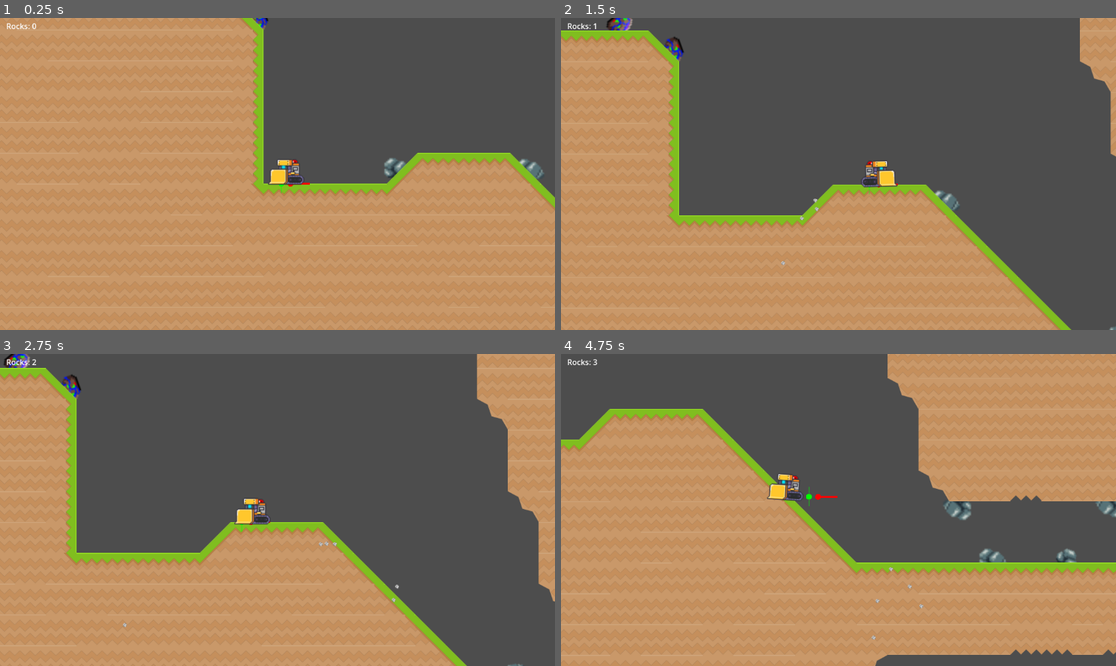
Above: before the commit, frames 1-4 (two rows, left to right).
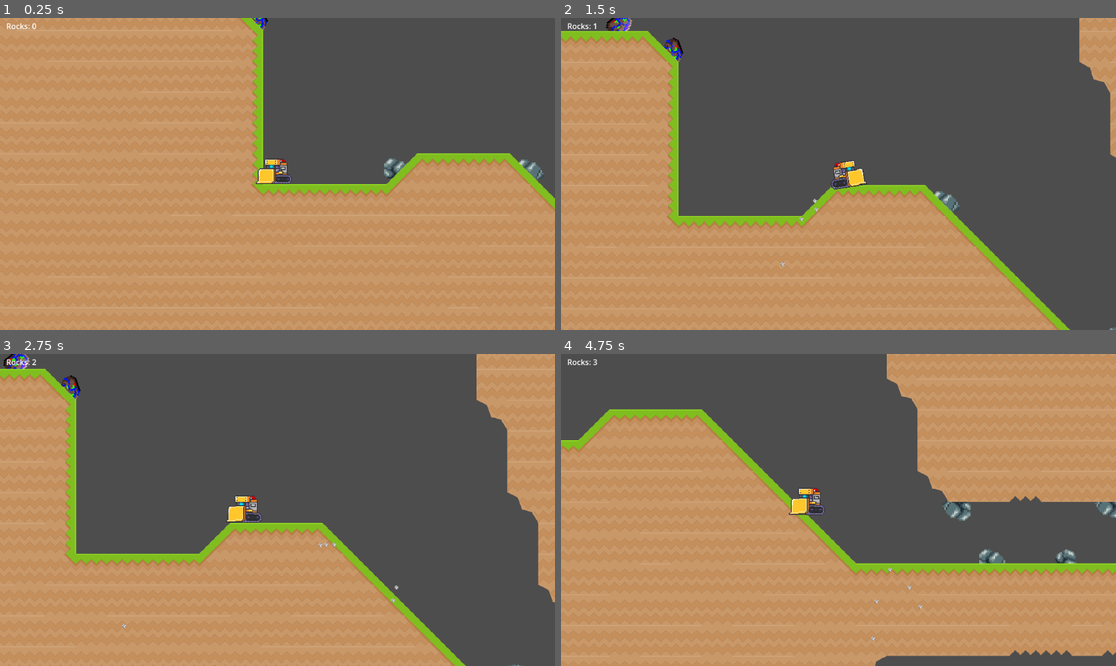
Above: after the commit, the same moments.

Repository: neldridge/kiddozer
Game: Godot game, scene res://_firstLevel/game.tscn
Same seed, same stepped clock (60 frames per second), same inputs: the game is played once before the commit and once after it.
Inputs:
- Up to frame 1 (0.25 s): no input
- Up to frame 2 (1.5 s): tap Enter (ui_accept) at 0.5, 0.77 s; hold Right (ui_right) from 0.53 s (still down)
- Up to frame 3 (2.75 s): tap Enter (ui_accept) at 1.52 s; release Right (ui_right) at 2.03 s; hold Left (ui_left) from 2.03 s (still down)
- Up to frame 4 (4.75 s): release Left (ui_left) at 2.78 s; hold Right (ui_right) 2.78-4.28 s; tap Enter (ui_accept) at 3.02, 3.77, 4.52 s; hold Left (ui_left) from 4.28 s (still down)

The runs differ from the first frame. In frame 1, 1.2% of the frame differs, in the area x 0-100%, y 0-100%; in frame 2, 2.1%; in frame 3, 2.0%; in frame 4, 2.3%.

Commit message:
fixing dozer script movement and removing the 2d rendering causing dozer to go underground

Diff:
--- a/dozer/dozer.gd
+++ b/dozer/dozer.gd
@@ -1,111 +1,181 @@
 extends CharacterBody2D
 
-# --- Movement constants ---
+# ---------------- Movement ----------------
 const SPEED: float = 200.0
 const JUMP_VELOCITY: float = -300.0
 
-# --- Combat / animation names ---
+# ---------------- Anim names --------------
 @export var damage: int = 1
 @export var attack_anim: StringName = &"attack"
-@export var run_anim: StringName = &"run"
+@export var run_anim: StringName = &"walk"      # primary run name
+@export var run_fallback_anim: StringName = &"hit"  # <- will be used if 'run' doesn't exist
 @export var idle_anim: StringName = &"idle"
-@export var jump_anim: StringName = &"jump"   # optional
-@export var fall_anim: StringName = &"fall"   # optional
-
-# --- Slope handling (physics) ---
-@export var slope_snap_length: float = 8.0
+@export var jump_anim: StringName = &"jump"
+@export var fall_anim: StringName = &"fall"
+
+# ------------- Slope physics glue ---------
+@export var slope_snap_length: float = 12.0
 @export var slope_max_angle_deg: float = 60.0
 @export var slope_max_slides: int = 8
 @export var slope_constant_speed: bool = true
 @export var floor_stop_on_slope_when_idle: bool = true
 
-# --- Visual slope tilt (sprite only) ---
+# ------------- Visual slope tilt ----------
 @export var enable_slope_tilt: bool = true
 @export_range(0.0, 89.0, 0.1) var slope_tilt_max_deg: float = 45.0
 @export_range(0.0, 30.0, 0.1) var slope_tilt_min_deg: float = 3.0
-@export_range(0.0, 30.0, 0.1) var slope_tilt_smooth: float = 10.0
-# Optional RayCast2D (pointing down) for steadier normals on noisy tilemaps.
-@export var slope_raycast_path: NodePath = ^""
-# --- Keep the pivot glued to the ground contact point ---
-@export var pivot_follow_contact: bool = true      # move pivot to the physics contact each frame
-@export_range(0.0, 60.0, 0.1) var pivot_follow_lerp: float = 20.0  # how fast it follows (bigger = snappier)
-@export_range(-8.0, 16.0, 0.1) var pivot_down_bias_px: float = 2.0 # push slightly into ground to hide 1px gaps
-
-
-# --- Debug ---
-@export var debug_tilt: bool = false
-# --- Debug drawing ---
-@export var debug_draw: bool = true     # toggle in inspector
-@export var debug_len: float = 20.0
-
-# --- Node refs (explicit to match your screenshot) ---
+
+# Keep pivot glued to contact (no hover)
+@export var pivot_follow_contact: bool = true
+@export_range(0.0, 12.0, 0.1) var pivot_up_bias_px: float = 2.0   # keep ABOVE floor by this much
+
+# Smoothing / jitter control
+@export var tilt_deadzone_deg: float = 0.8
+@export var quantize_angle_step_deg: float = 0.25  # 0 = off
+@export var normal_alpha: float = 14.0             # bigger = snappier
+@export var contact_alpha: float = 18.0
+@export var rot_alpha: float = 12.0
+@export var pivot_alpha: float = 16.0
+
+# Landing snap: fully sync visuals on landing to avoid “snap forward” after long falls
+@export var landing_snap_time: float = 0.06  # seconds to hold exact sync right after landing
+
+# Hard penetration guard (ray solve)
+@export var penetration_guard_distance: float = 24.0
+@export var penetration_guard_extra_down: float = 10.0
+
+# Your ground is on layer 1
+@export var floor_collision_mask: int = 1
+
+# Stable source for floor info
+@export var slope_raycast_path: NodePath = ^"FloorRay"
+
+# ------------- Nodes ----------------------
 @onready var visual_pivot: Node2D = $VisualPivot
 @onready var animated_sprite_2d: AnimatedSprite2D = $VisualPivot/AnimatedSprite2D
 @onready var collider: CollisionShape2D = $CollisionShape2D
 @onready var idle_sound: AudioStreamPlayer2D = $IdleSound
 @onready var moving_sound: AudioStreamPlayer2D = $MovingSound
+@onready var _ray: RayCast2D = get_node_or_null(slope_raycast_path) if slope_raycast_path != ^"" else null
 @onready var _attack_timer: Timer = Timer.new()
-@onready var _slope_ray: RayCast2D = get_node_or_null(slope_raycast_path) if slope_raycast_path != ^"" else null
+
+# Debug
+@export var debug_draw: bool = false
+@export var debug_len: float = 20.0
 
 var _attack_locked: bool = false
 
+# Smoothed state
+var _n_s: Vector2 = Vector2.UP          # smoothed floor normal
+var _c_s: Vector2 = Vector2.ZERO        # smoothed contact (GLOBAL)
+var _rot_s: float = 0.0                 # smoothed rotation target (radians)
+var _pos_s: Vector2 = Vector2.ZERO      # smoothed pivot target (LOCAL)
+
+# Landing detection
+var _was_on_floor: bool = false
+var _landing_timer: float = 0.0
+
 func _ready() -> void:
-	# Slope glue
 	floor_snap_length = slope_snap_length
 	floor_max_angle = deg_to_rad(slope_max_angle_deg)
 	max_slides = slope_max_slides
 	floor_constant_speed = slope_constant_speed
 	floor_stop_on_slope = floor_stop_on_slope_when_idle
-
-	if _slope_ray:
-		_slope_ray.enabled = true
+	if _ray: _ray.enabled = true
 
 	if not is_in_group("damager"):
 		add_to_group("damager")
-
 	if animated_sprite_2d and not animated_sprite_2d.is_connected("animation_finished", _on_anim_finished):
 		animated_sprite_2d.animation_finished.connect(_on_anim_finished)
 
 	_attack_timer.one_shot = true
 	add_child(_attack_timer)
 	_attack_timer.timeout.connect(_on_attack_lock_timeout)
-	if debug_draw:
-		queue_redraw()   # requests a redraw for _draw()
-
+
+	_rot_s = visual_pivot.rotation
+	_pos_s = visual_pivot.position
+	_c_s = to_global(_pos_s)
+	_was_on_floor = is_on_floor()
+
+# ----------------- INPUT HOOK for attack (plays in air too) -------------------
+# Call this from your hit/click/weapon event. It will play even while falling.
+func play_on_hit(_target: Node) -> void:
+	_play_attack()
+
+func _play_attack() -> void:
+	if not animated_sprite_2d or not animated_sprite_2d.sprite_frames:
+		return
+	if not animated_sprite_2d.sprite_frames.has_animation(attack_anim):
+		return
+	_attack_locked = true
+	animated_sprite_2d.play(attack_anim)
+	animated_sprite_2d.frame = 0
+	animated_sprite_2d.frame_progress = 0.0
+	_attack_timer.start(_attack_duration())
+
+func _on_anim_finished() -> void:
+	# Only unlock when the attack actually finishes
+	if animated_sprite_2d and animated_sprite_2d.animation == String(attack_anim):
+		_attack_locked = false
+
+func _on_attack_lock_timeout() -> void:
+	# Safety: if the attack is still playing, extend lock briefly
+	if _is_attack_anim_playing():
+		_attack_timer.start(0.05)
+	else:
+		_attack_locked = false
+
+func _is_attack_anim_playing() -> bool:
+	return animated_sprite_2d \
+		and animated_sprite_2d.animation == String(attack_anim) \
+		and animated_sprite_2d.is_playing()
+
+# ------------------------------- PHYSICS --------------------------------------
 func _physics_process(delta: float) -> void:
-	# Gravity
 	if not is_on_floor():
 		velocity += get_gravity() * delta
-
-	# Jump
 	if Input.is_action_just_pressed("ui_accept") and is_on_floor():
 		velocity.y = JUMP_VELOCITY
 
-	# Horizontal + flip
 	var direction: float = Input.get_axis("ui_left", "ui_right")
 	if direction != 0.0:
 		velocity.x = direction * SPEED
-		# NOTE: sprite is a CHILD of VisualPivot; flipping the sprite is correct.
 		animated_sprite_2d.flip_h = direction > 0.0
 	else:
 		velocity.x = move_toward(velocity.x, 0.0, SPEED)
 
-	# Move
 	move_and_slide()
 
-	# Visual tilt
-	_apply_slope_tilt(delta)
-
-	# Animations
+	# Landing detection & immediate sync
+	var now_on_floor: bool = is_on_floor()
+	var just_landed: bool = (not _was_on_floor) and now_on_floor
+	if just_landed:
+		_force_sync_visuals_to_floor()
+		_landing_timer = landing_snap_time
+
+	_update_tilt_and_pivot(delta)
+
+	# During the landing snap window, keep visuals locked to the current targets (no lag)
+	if _landing_timer > 0.0:
+		_landing_timer -= delta
+		visual_pivot.rotation = _rot_s
+		visual_pivot.position = _pos_s
+
+	_was_on_floor = now_on_floor
+
+	# ---------------- Animation state machine ----------------
+	# If an attack is playing (ground or air), don't override it.
 	if _is_attack_anim_playing():
 		_attack_locked = true
-	elif not _attack_locked:
-		_play_locomotion_anim(direction)
-
-	# Sounds
-	var is_intending_move: bool = absf(direction) > 0.0
-	if is_on_floor():
-		if is_intending_move:
+	else:
+		# If we previously locked (e.g., cross-frame), keep it until timeout unlocks.
+		if not _attack_locked:
+			_play_locomotion_anim(direction, now_on_floor)
+
+	# Sounds (unchanged)
+	var moving: bool = absf(direction) > 0.0
+	if now_on_floor:
+		if moving:
 			if not moving_sound.playing: moving_sound.play()
 			if idle_sound.playing: idle_sound.stop()
 		else:
@@ -115,159 +185,205 @@
 		if not moving_sound.playing: moving_sound.play()
 		if idle_sound.playing: idle_sound.stop()
 
-# --- Visual slope tilt helper -------------------------------------------------
-func _apply_slope_tilt(delta: float) -> void:
-	var current: float = visual_pivot.rotation
-	var target_rot: float = 0.0
+	if debug_draw:
+		queue_redraw()
+
+# ---------------- Tilt + Pivot follow + Hard clamp ----------------
+func _update_tilt_and_pivot(delta: float) -> void:
+	if not enable_slope_tilt:
+		_rot_s = lerp_angle(_rot_s, 0.0, clamp(rot_alpha * delta, 0.0, 1.0))
+		return
 
 	var have_floor: bool = is_on_floor()
-	var floor_normal: Vector2 = Vector2.ZERO
-	var contact_pos_global: Vector2 = Vector2.ZERO
+	var normal_new: Vector2 = Vector2.ZERO
+	var contact_new_global: Vector2 = Vector2.ZERO
 	var have_contact: bool = false
 
-	if have_floor:
-		# Prefer a raycast normal if provided; otherwise body floor normal
-		if _slope_ray and _slope_ray.is_colliding():
-			floor_normal = _slope_ray.get_collision_normal()
-			contact_pos_global = _slope_ray.get_collision_point()
-			have_contact = true
-		else:
-			floor_normal = get_floor_normal()
-
-		# If we don't have a precise contact point yet, take it from slide collisions
-		if not have_contact:
-			var n: int = get_slide_collision_count()
-			for i in n:
-				var col := get_slide_collision(i)
-				if col:
-					# Treat mostly-upward normals as floor (ignore walls)
-					if col.get_normal().dot(Vector2.UP) > 0.1:
-						contact_pos_global = col.get_position()
-						have_contact = true
-						break
-
-		# Compute slope angle from the floor normal
-		if floor_normal != Vector2.ZERO:
-			var tangent: Vector2 = Vector2(-floor_normal.y, floor_normal.x).normalized()
-			var slope_rad: float = atan2(tangent.y, tangent.x)
-			var clamped_rad: float = clamp(slope_rad, -PI * 0.5, PI * 0.5)
-			var slope_deg: float = absf(rad_to_deg(clamped_rad))
-			if slope_deg >= slope_tilt_min_deg:
-				var max_rad: float = deg_to_rad(slope_tilt_max_deg)
-				target_rot = clamp(clamped_rad, -max_rad, max_rad)
-
-	# 1) Rotate towards target
-	visual_pivot.rotation = lerp_angle(current, target_rot, minf(1.0, slope_tilt_smooth * delta))
-
-	# 2) Reposition pivot to the ACTUAL floor contact (optional but fixes “hover on tilt”)
+	if have_floor and _ray and _ray.is_colliding():
+		normal_new = _ray.get_collision_normal()
+		contact_new_global = _ray.get_collision_point()
+		have_contact = true
+	elif have_floor:
+		normal_new = get_floor_normal()
+		var count: int = get_slide_collision_count()
+		for i in count:
+			var col := get_slide_collision(i)
+			if col and col.get_normal().dot(Vector2.UP) > 0.1:
+				contact_new_global = col.get_position()
+				have_contact = true
+				break
+
+	# Smooth normal
+	if normal_new != Vector2.ZERO:
+		var t_n: float = clamp(normal_alpha * delta, 0.0, 1.0)
+		_n_s = (_n_s * (1.0 - t_n) + normal_new * t_n).normalized()
+
+	# Desired rotation
+	var desired_rot: float = 0.0
+	if have_floor and _n_s != Vector2.ZERO:
+		var tangent: Vector2 = Vector2(-_n_s.y, _n_s.x).normalized()
+		var slope_rad: float = atan2(tangent.y, tangent.x)
+		var clamped_rad: float = clamp(slope_rad, -PI * 0.5, PI * 0.5)
+		var slope_deg: float = absf(rad_to_deg(clamped_rad))
+		if slope_deg >= slope_tilt_min_deg:
+			var max_rad: float = deg_to_rad(slope_tilt_max_deg)
+			desired_rot = clamp(clamped_rad, -max_rad, max_rad)
+
+	# Deadzone / quantize
+	var dz: float = deg_to_rad(tilt_deadzone_deg)
+	if _angle_dist(_rot_s, desired_rot) < dz:
+		desired_rot = _rot_s
+	if quantize_angle_step_deg > 0.0:
+		var step: float = deg_to_rad(quantize_angle_step_deg)
+		desired_rot = round(desired_rot / step) * step
+
+	# Smooth rotation target
+	var t_rot: float = clamp(rot_alpha * delta, 0.0, 1.0)
+	_rot_s = lerp_angle(_rot_s, desired_rot, t_rot)
+
+	# ----- Pivot follow -----
 	if pivot_follow_contact and have_floor and have_contact:
-		# Bias the pivot slightly into the ground along the normal (visual-only)
-		var biased_global: Vector2 = contact_pos_global - floor_normal * pivot_down_bias_px
-		var target_local: Vector2 = to_local(biased_global)
-		var t: float = minf(1.0, pivot_follow_lerp * delta)
-		visual_pivot.position = visual_pivot.position.lerp(target_local, t)
-
-
-# --- Attack / animation guardrails -------------------------------------------
-func play_on_hit(_target: Node) -> void:
-	if not animated_sprite_2d or not animated_sprite_2d.sprite_frames:
-		return
-	if not animated_sprite_2d.sprite_frames.has_animation(attack_anim):
-		return
-
-	_attack_locked = true
-	animated_sprite_2d.play(attack_anim)
-	animated_sprite_2d.frame = 0
-	animated_sprite_2d.frame_progress = 0.0
-	_attack_timer.start(_attack_duration())
-
-func _on_anim_finished() -> void:
-	if animated_sprite_2d and animated_sprite_2d.animation == String(attack_anim):
-		_attack_locked = false
-
-func _on_attack_lock_timeout() -> void:
-	if _is_attack_anim_playing():
-		_attack_timer.start(0.05)
-	else:
-		_attack_locked = false
-
-func _is_attack_anim_playing() -> bool:
-	return animated_sprite_2d \
-		and animated_sprite_2d.animation == String(attack_anim) \
-		and animated_sprite_2d.is_playing()
-
+		# Smooth contact (GLOBAL)
+		var t_c: float = clamp(contact_alpha * delta, 0.0, 1.0)
+		_c_s = _c_s.lerp(contact_new_global, t_c)
+
+		# Target ABOVE floor along normal
+		var bias_px: float = max(0.0, pivot_up_bias_px)
+		var desired_global: Vector2 = _c_s + _n_s * bias_px
+		desired_global = _resolve_pivot_against_world(desired_global, _n_s, penetration_guard_distance, penetration_guard_extra_down)
+
+		# Smooth pivot target in LOCAL space
+		var desired_local: Vector2 = to_local(desired_global)
+		var t_pos: float = clamp(pivot_alpha * delta, 0.0, 1.0)
+		_pos_s = _pos_s.lerp(desired_local, t_pos)
+
+	# Apply smoothed targets (landing snap may overwrite right after)
+	visual_pivot.rotation = _rot_s
+	visual_pivot.position = _pos_s
+
+# ---- LANDING SNAP: hard-sync visuals & state on first contact ----------------
+func _force_sync_visuals_to_floor() -> void:
+	var normal: Vector2 = Vector2.UP
+	var contact_g: Vector2 = to_global(visual_pivot.position)
+	if _ray and _ray.is_colliding():
+		normal = _ray.get_collision_normal()
+		contact_g = _ray.get_collision_point()
+	else:
+		if get_floor_normal() != Vector2.ZERO:
+			normal = get_floor_normal()
+		var count: int = get_slide_collision_count()
+		for i in count:
+			var col := get_slide_collision(i)
+			if col and col.get_normal().dot(Vector2.UP) > 0.1:
+				contact_g = col.get_position()
+				break
+
+	var desired_rot: float = 0.0
+	if normal != Vector2.ZERO:
+		var tan: Vector2 = Vector2(-normal.y, normal.x).normalized()
+		var sr: float = atan2(tan.y, tan.x)
+		var cr: float = clamp(sr, -PI * 0.5, PI * 0.5)
+		var maxr: float = deg_to_rad(slope_tilt_max_deg)
+		desired_rot = clamp(cr, -maxr, maxr)
+
+	var desired_global: Vector2 = contact_g + normal.normalized() * max(0.0, pivot_up_bias_px)
+	desired_global = _resolve_pivot_against_world(desired_global, normal, penetration_guard_distance, penetration_guard_extra_down)
+	var desired_local: Vector2 = to_local(desired_global)
+
+	visual_pivot.rotation = desired_rot
+	visual_pivot.position = desired_local
+
+	_n_s = normal
+	_c_s = contact_g
+	_rot_s = desired_rot
+	_pos_s = desired_local
+
+# World resolve with mask + excludes
+func _resolve_pivot_against_world(target_global: Vector2, floor_normal: Vector2, depth: float, extra_down: float) -> Vector2:
+	var space := get_world_2d().direct_space_state
+	var excludes: Array = _gather_exclude_rids()
+
+	var p1 := PhysicsRayQueryParameters2D.create(target_global, target_global - floor_normal.normalized() * depth)
+	p1.exclude = excludes
+	p1.collision_mask = floor_collision_mask
+	var hit1 := space.intersect_ray(p1)
+	if hit1:
+		return hit1.position + hit1.normal * pivot_up_bias_px
+
+	var p2 := PhysicsRayQueryParameters2D.create(target_global, target_global + Vector2.DOWN * extra_down)
+	p2.exclude = excludes
+	p2.collision_mask = floor_collision_mask
+	var hit2 := space.intersect_ray(p2)
+	if hit2:
+		return hit2.position + hit2.normal * pivot_up_bias_px
+
+	return target_global
+
+func _gather_exclude_rids() -> Array:
+	var arr: Array = [get_rid()]
+	for c in get_children():
+		if c is CollisionObject2D: arr.append((c as CollisionObject2D).get_rid())
+		if c is Node:
+			for cc in (c as Node).get_children():
+				if cc is CollisionObject2D: arr.append((cc as CollisionObject2D).get_rid())
+	return arr
+
+func _angle_dist(a: float, b: float) -> float:
+	return absf(atan2(sin(b - a), cos(b - a)))
+
+# ---------------- Attack / anim helpers ---------------
 func _attack_duration() -> float:
-	if not animated_sprite_2d or not animated_sprite_2d.sprite_frames:
-		return 0.1
+	if not animated_sprite_2d or not animated_sprite_2d.sprite_frames: return 0.1
 	var frames: int = animated_sprite_2d.sprite_frames.get_frame_count(attack_anim)
 	var fps: float = animated_sprite_2d.sprite_frames.get_animation_speed(attack_anim)
-	if fps <= 0.0:
-		fps = 10.0
+	if fps <= 0.0: fps = 10.0
 	return max(0.05, float(frames) / fps)
 
-func _play_locomotion_anim(direction: float) -> void:
+func _play_locomotion_anim(direction: float, on_floor: bool) -> void:
 	if not animated_sprite_2d or not animated_sprite_2d.sprite_frames:
 		return
 
-	if not is_on_floor():
+	# Air states
+	if not on_floor:
 		if velocity.y < 0.0 and animated_sprite_2d.sprite_frames.has_animation(jump_anim):
 			_safe_play(jump_anim); return
 		if velocity.y >= 0.0 and animated_sprite_2d.sprite_frames.has_animation(fall_anim):
 			_safe_play(fall_anim); return
-
-	if absf(direction) > 0.0 and animated_sprite_2d.sprite_frames.has_animation(run_anim):
-		_safe_play(run_anim)
-	elif animated_sprite_2d.sprite_frames.has_animation(idle_anim):
-		_safe_play(idle_anim)
+		# If you prefer to keep "moving" in air when running horizontally, uncomment:
+		# if absf(direction) > 0.0: _safe_play(_pick_run_anim()); return
+
+	# Grounded states
+	if absf(direction) > 0.0:
+		_safe_play(_pick_run_anim())
+	else:
+		if animated_sprite_2d.sprite_frames.has_animation(idle_anim):
+			_safe_play(idle_anim)
+
+func _pick_run_anim() -> StringName:
+	# Use 'run' if present, otherwise fall back to 'moving'
+	if animated_sprite_2d.sprite_frames.has_animation(run_anim):
+		return run_anim
+	if run_fallback_anim != StringName() and animated_sprite_2d.sprite_frames.has_animation(run_fallback_anim):
+		return run_fallback_anim
+	# If neither exists, stick with idle to avoid errors
+	return idle_anim
 
 func _safe_play(anim: StringName) -> void:
+	# Do NOT override if an attack is actively playing
 	if _is_attack_anim_playing():
 		return
 	if animated_sprite_2d.animation != String(anim) or not animated_sprite_2d.is_playing():
 		animated_sprite_2d.play(anim)
 
+# ---------------- Debug gizmos (optional) ---------------
 func _draw() -> void:
-	if not debug_draw:
-		return
-
-	# 1) Pivot gizmo (RED): where rotation is applied
-	if has_node(^"VisualPivot"):
-		var pivot: Node2D = $VisualPivot
-		var p: Vector2 = pivot.position     # local to this CharacterBody2D
-		draw_circle(p, 3.0, Color(1,0,0))
-		# show the pivot's "right" direction (tangent)
-		var dir: Vector2 = Vector2.RIGHT.rotated(pivot.rotation)
-		draw_line(p, p + dir * debug_len, Color(1,0,0), 2.0)
-
-	# 2) Collider feet point (GREEN): where the collider bottom is
-	if has_node(^"CollisionShape2D") and $CollisionShape2D.shape:
-		var feet_local: Vector2 = _feet_offset_from_collision($CollisionShape2D)
-		draw_circle(feet_local, 3.0, Color(0,1,0))
-		draw_line(feet_local - Vector2(0, debug_len*0.5), feet_local + Vector2(0, debug_len*0.5), Color(0,1,0,0.4), 1.0)
-
-	# 3) Actual slide contact points (BLUE): what physics says we hit this frame
-	var n: int = get_slide_collision_count()
-	for i in n:
-		var col := get_slide_collision(i)
-		if col:
-			var gp: Vector2 = col.get_position()
-			var lp: Vector2 = to_local(gp)
-			draw_circle(lp, 3.0, Color(0.2,0.6,1.0))
-
-
-func _feet_offset_from_collision(c: CollisionShape2D) -> Vector2:
-	if not c or not c.shape:
-		return Vector2.ZERO
-	var bottom: float = 0.0
-	match c.shape:
-		RectangleShape2D:
-			bottom = c.shape.size.y * 0.5
-		CapsuleShape2D:
-			bottom = (c.shape.height * 0.5) + c.shape.radius
-		CircleShape2D:
-			bottom = c.shape.radius
-		_:
-			if "get_rect" in c.shape:
-				var r = c.shape.get_rect()
-				bottom = r.size.y * 0.5
-	return c.position + Vector2(0.0, bottom * c.scale.y)
+	if not debug_draw: return
+	var p: Vector2 = visual_pivot.position
+	draw_circle(p, 3.0, Color(1, 0, 0))
+	draw_line(p, p + Vector2.RIGHT.rotated(visual_pivot.rotation) * debug_len, Color(1, 0, 0), 2.0)
+	if _ray and _ray.is_colliding():
+		var gp: Vector2 = _ray.get_collision_point()
+		var lp: Vector2 = to_local(gp)
+		draw_circle(lp, 3.0, Color(0.2, 0.6, 1.0))
+		var n: Vector2 = _ray.get_collision_normal()
+		draw_line(lp, lp + n * debug_len, Color(0.2, 0.6, 1.0), 1.0)
--- a/dozer/dozer.tscn
+++ b/dozer/dozer.tscn
@@ -262,18 +262,18 @@
 script = ExtResource("1_qe0wl")
 
 [node name="VisualPivot" type="Node2D" parent="."]
+position = Vector2(-2, 0)
 
 [node name="AnimatedSprite2D" type="AnimatedSprite2D" parent="VisualPivot"]
-position = Vector2(-8.00002, -21.5714)
+position = Vector2(-8, -20)
 scale = Vector2(0.910714, 0.910714)
 sprite_frames = SubResource("SpriteFrames_a6j0l")
-animation = &"attack"
+animation = &"walk"
 autoplay = "idle"
-frame = 10
-frame_progress = 1.0
+frame_progress = 0.191165
 
 [node name="CollisionShape2D" type="CollisionShape2D" parent="."]
-position = Vector2(-9.50002, -12.8214)
+position = Vector2(-10, -12)
 shape = SubResource("RectangleShape2D_f2yte")
 
 [node name="IdleSound" type="AudioStreamPlayer2D" parent="."]
@@ -288,3 +288,7 @@
 position = Vector2(-7.00002, -11.5714)
 zoom = Vector2(2, 2)
 position_smoothing_enabled = true
+
+[node name="FloorRay" type="RayCast2D" parent="."]
+position = Vector2(-11, 0)
+target_position = Vector2(0, 24)
--- a/project.godot
+++ b/project.godot
@@ -25,4 +25,5 @@
 
 [rendering]
 
+textures/canvas_textures/default_texture_filter=0
 textures/vram_compression/import_etc2_astc=true
